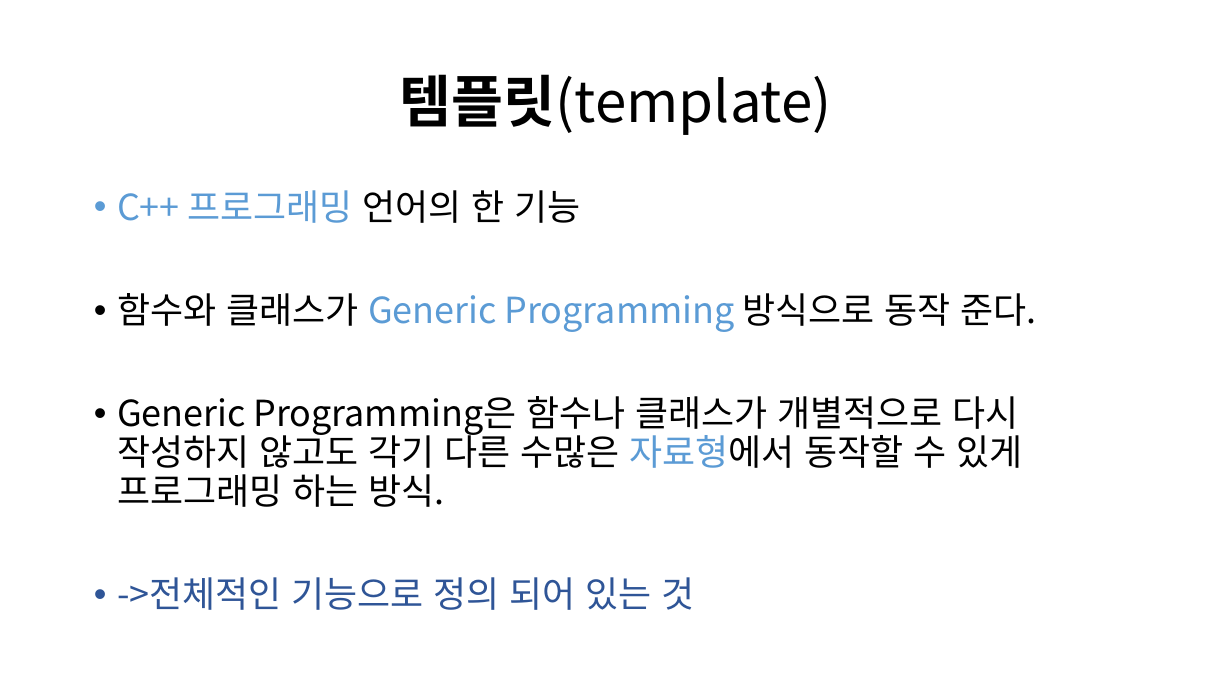
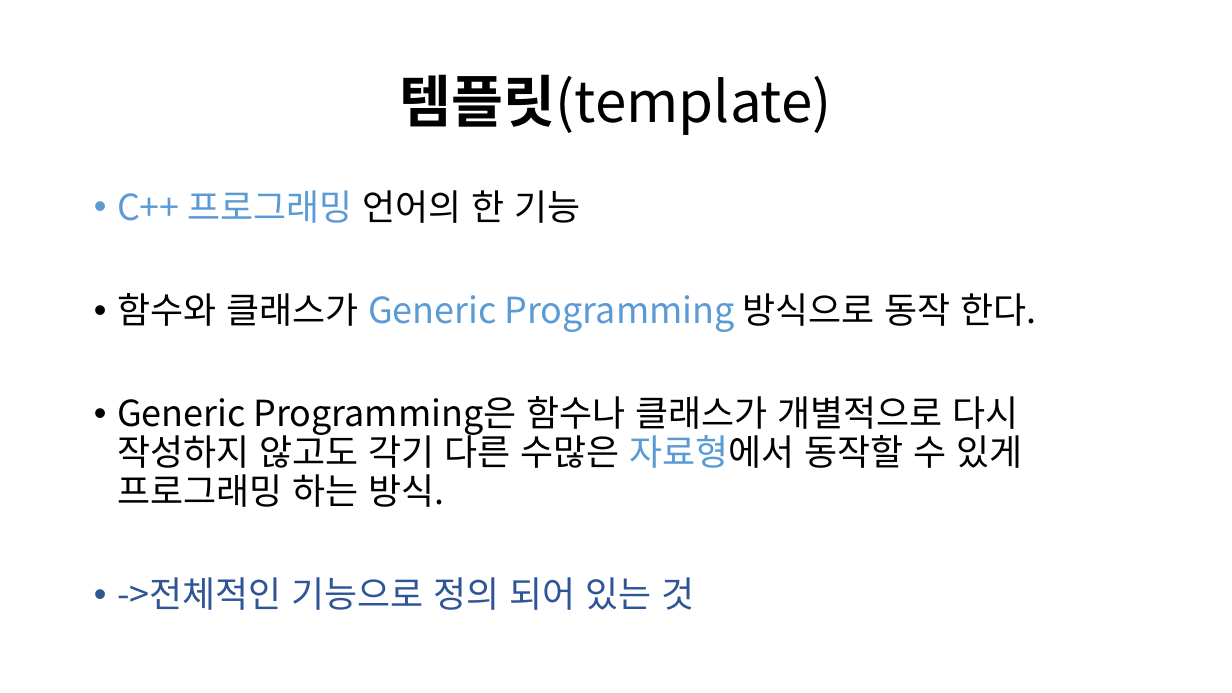
Before and after one commit to LeeInJae/meteor, a slide deck: slide 2 of Study/20131007_LeeInJae/STL.pptx. Drawn at 1232x693 pixels with LibreOffice and Linux fonts; fonts in the diff are those of the drawing. Boxes give left, top, right and bottom in pixels: in the first picture for what was removed or moved away, otherwise in the second. Text is boxed around its words. In the diff, an @@ line names an element or a change of style, - is before the commit and + after.

```diff
--- a/Study/20131007_LeeInJae/STL.pptx
+++ b/Study/20131007_LeeInJae/STL.pptx
@@ text at [117,293,1037,332]: text changed @@
-• 함수와 클래스가 Generic Programming 방식으로 동작 준다.
+• 함수와 클래스가 Generic Programming 방식으로 동작 한다.
```
Also in this commit, not shown: 2 other slides changed, 10 slides added, 2 other files.
